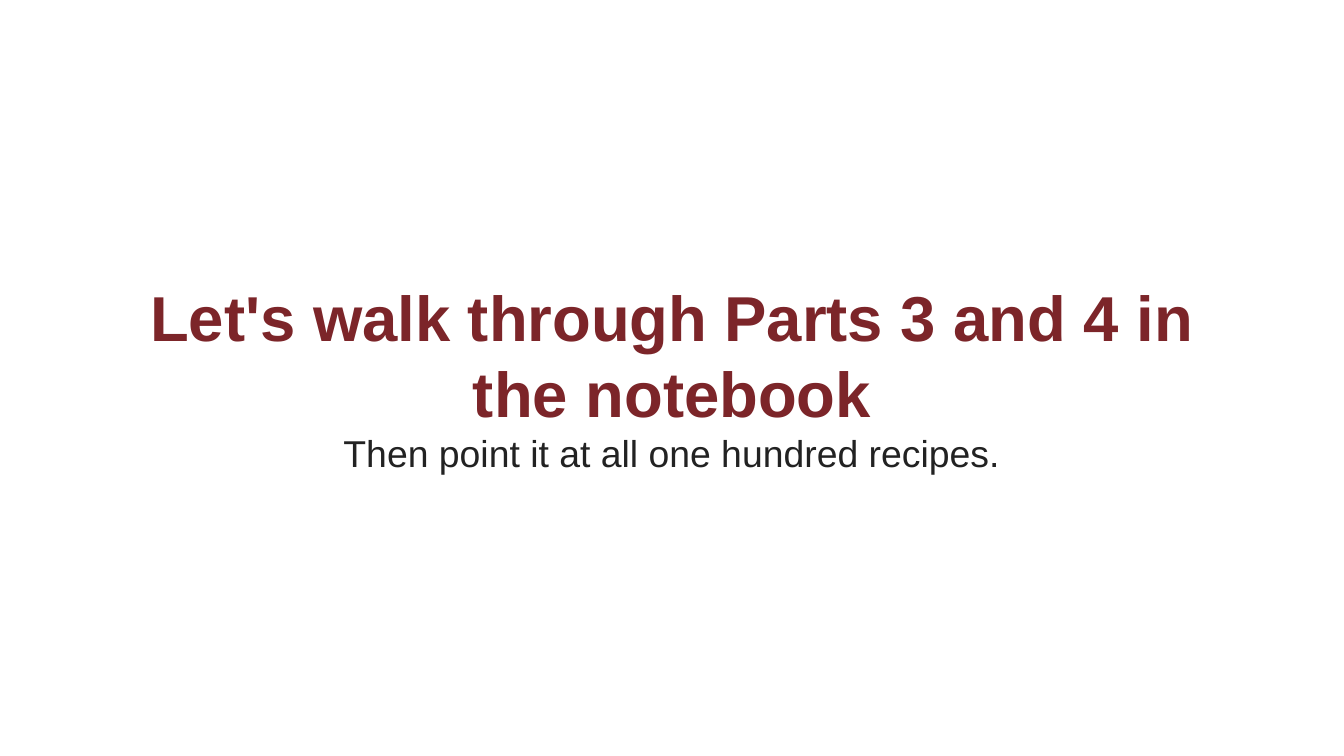
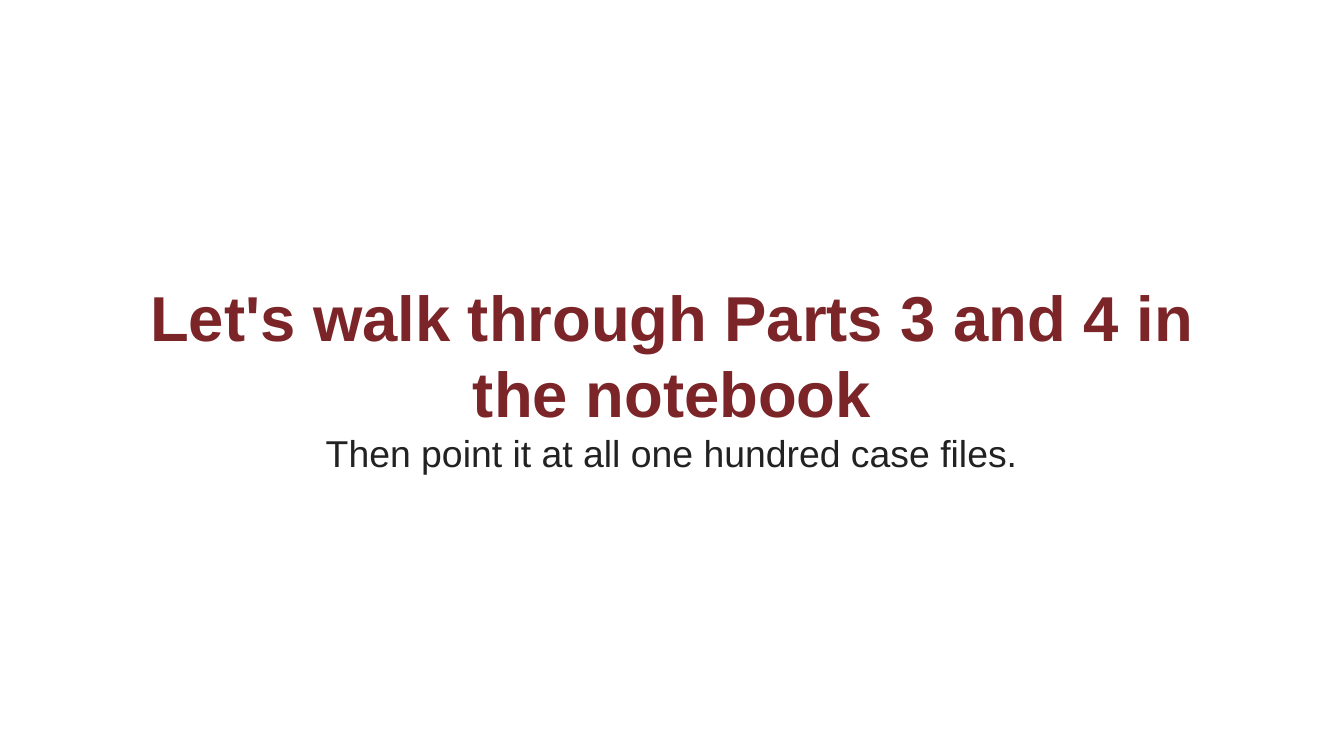
Before and after one commit to edavalosanaya/CSCI3495_NLP_LLMs_Student, a slide deck: slide 9 of weeks/week-05/class-01/lecture/slides.pptx. Drawn at 1344x756 pixels with LibreOffice and Linux fonts; fonts in the diff are those of the drawing; background and template pictures are left out. Boxes give left, top, right and bottom in pixels: in the first picture for what was removed or moved away, otherwise in the second. Text is boxed around its words. In the diff, an @@ line names an element or a change of style, - is before the commit and + after.

Commit message:
Publish course materials (75d4d06b)
Generated by scripts/publish_student.py from the source repository at 75d4d06b: "W5C1: trade the recipe pantry for a Baker Street casebook"

```diff
--- a/weeks/week-05/class-01/lecture/slides.pptx
+++ b/weeks/week-05/class-01/lecture/slides.pptx
@@ text at <box>326,440,1017,475</box>: text changed @@
-Then point it at all one hundred recipes.
+Then point it at all one hundred case files.
```
Also in this commit, not shown: 5 other slides changed, 1 slide added, 1 slide removed, 12 other files.
